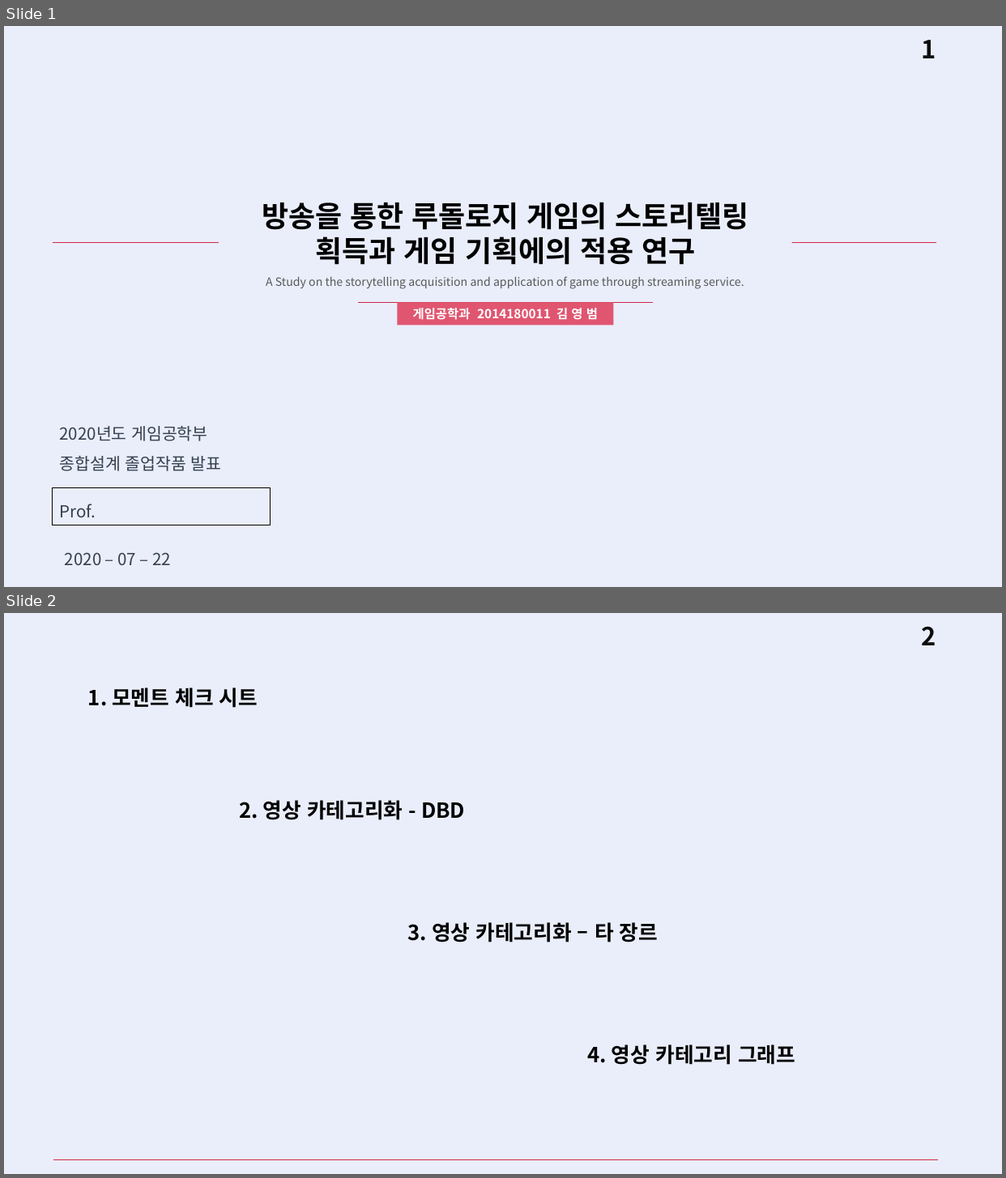
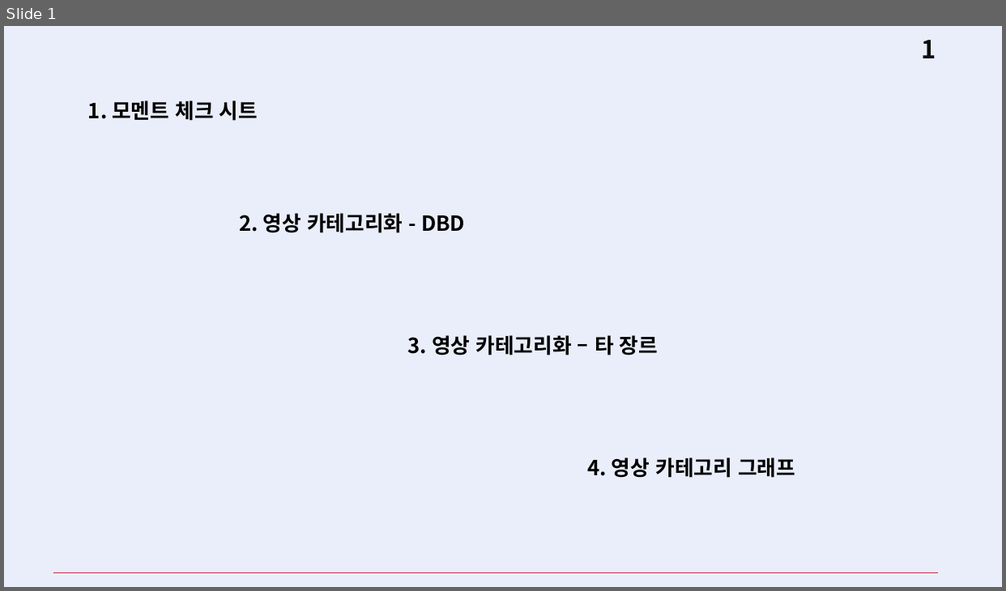
Before and after one commit to Bumizi/Thesis, a slide deck: 학회 제출본/게임 및 영상 분석 작업/5. 타 장르 분석/2. 시트지 기반 분석 PPT/200724_하계특훈_PUBG&차이점분석방법.pptx. Shown one above the other, each under a label of ours: slides 1 and 2 before the commit, slide 1 after it. The pictures are 1006x1178 and 1006x591 pixels, drawn with LibreOffice and Linux fonts; fonts in the diff are those of the drawing. Boxes give left, top, right and bottom in pixels: in the first picture for what was removed or moved away, otherwise in the second. Text is boxed around its words. In the diff, an @@ line names an element or a change of style, - is before the commit and + after.

```diff
--- a/학회 제출본/게임 및 영상 분석 작업/5. 타 장르 분석/2. 시트지 기반 분석 PPT/200724_하계특훈_PUBG&차이점분석방법.pptx
+++ b/학회 제출본/게임 및 영상 분석 작업/5. 타 장르 분석/2. 시트지 기반 분석 PPT/200724_하계특훈_PUBG&차이점분석방법.pptx
@@ slide 1 removed at bbox=[4, 26, 1002, 587], background #EAEEFA; not listed: 1 template element that a slide beside it also shows @@
@@ text removed at bbox=[262, 203, 748, 289] @@
-방송을 통한 루돌로지 게임의 스토리텔링 획득과 게임 기획에의 적용 연구
-A Study on the storytelling acquisition and application of game through streaming service.
@@ line removed from (52, 242) to (937, 242) @@
@@ line removed from (358, 303) to (653, 303) @@
@@ rectangle removed at bbox=[397, 303, 613, 326] @@
-게임공학과 2014180011 김 영 범
@@ text removed at bbox=[60, 426, 222, 472] @@
-2020년도 게임공학부
-종합설계 졸업작품 발표
@@ rectangle removed at bbox=[52, 488, 270, 525] @@
-Prof.
@@ text removed at bbox=[65, 552, 171, 565] @@
-2020 – 07 – 22
@@ what was slide 2 is now slide 1 @@
@@ page number at bbox=[921, 40, 936, 58]: text changed @@
-2
+1
```
Also in this commit, not shown: 29 slides changed, 2 other slides removed, 18 other files.
